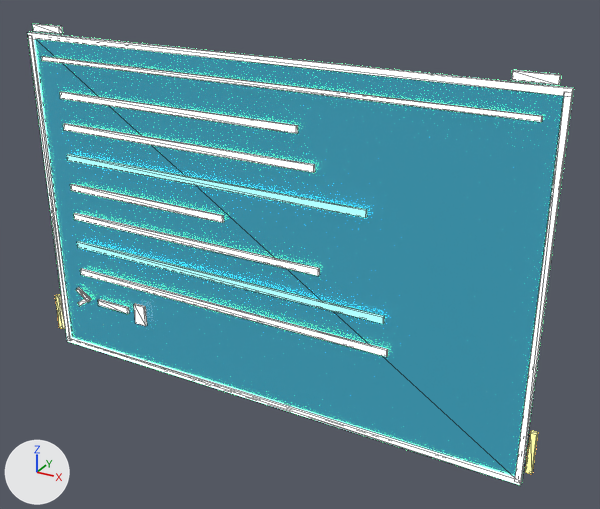
The glTF model assets/models/stations/holo_terminal.glb, before and after one commit.
The view is the same before and after, from a 50 mm camera at (0.55, -0.89, 0.698) aimed at (0.052, 0.015, 0.245). The lights are fixed; the arrows at lower left show +X, +Y and +Z. The older version comes first. Mesh edges are drawn as thin lines.

Names of what the first picture shows: 'holo_terminal'.
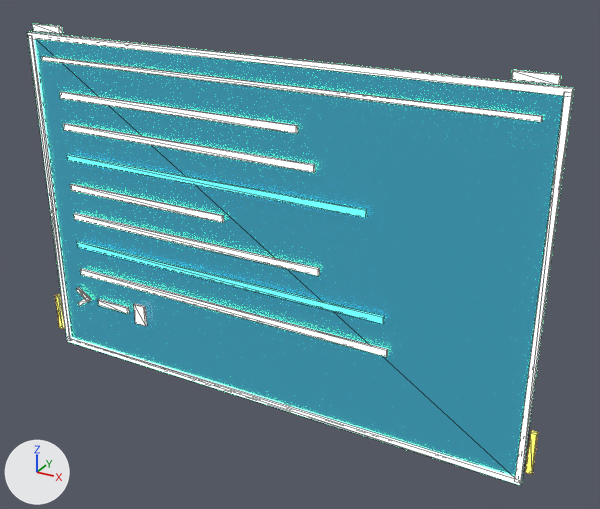
What the commit changed:
In material 'GlowCyan' (mat_glowcyan), emission_strength goes from 8.0 to 2.6.

Location of each change, [x1, y1, x2, y2] in pixels of the pictures (600 x 509 px):
'holo_terminal', surface changed
    both: [55, 147, 538, 474]
